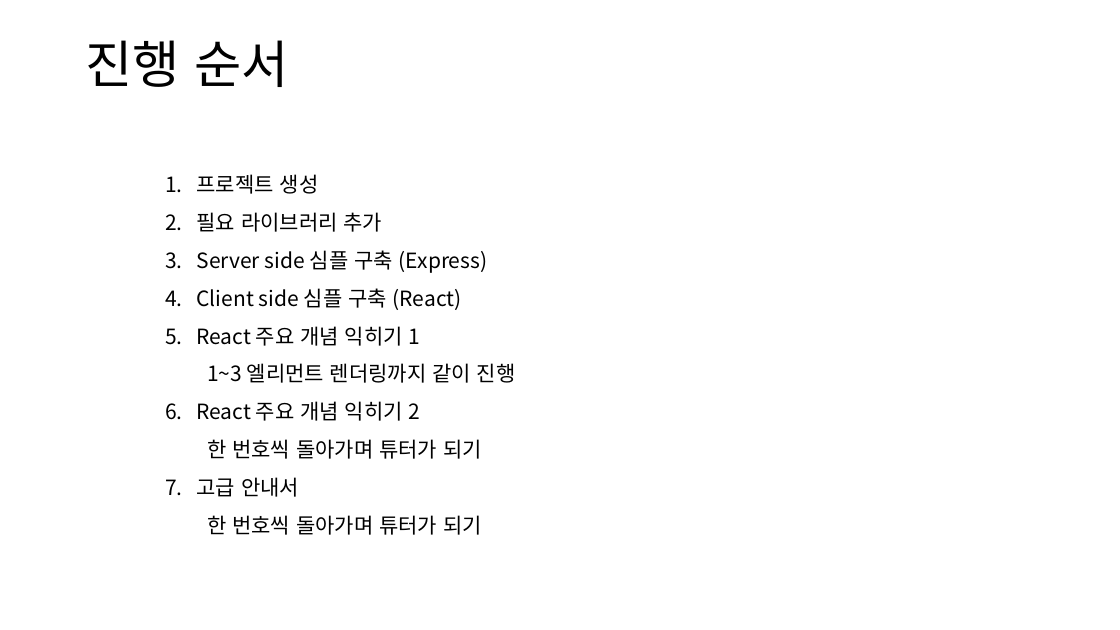
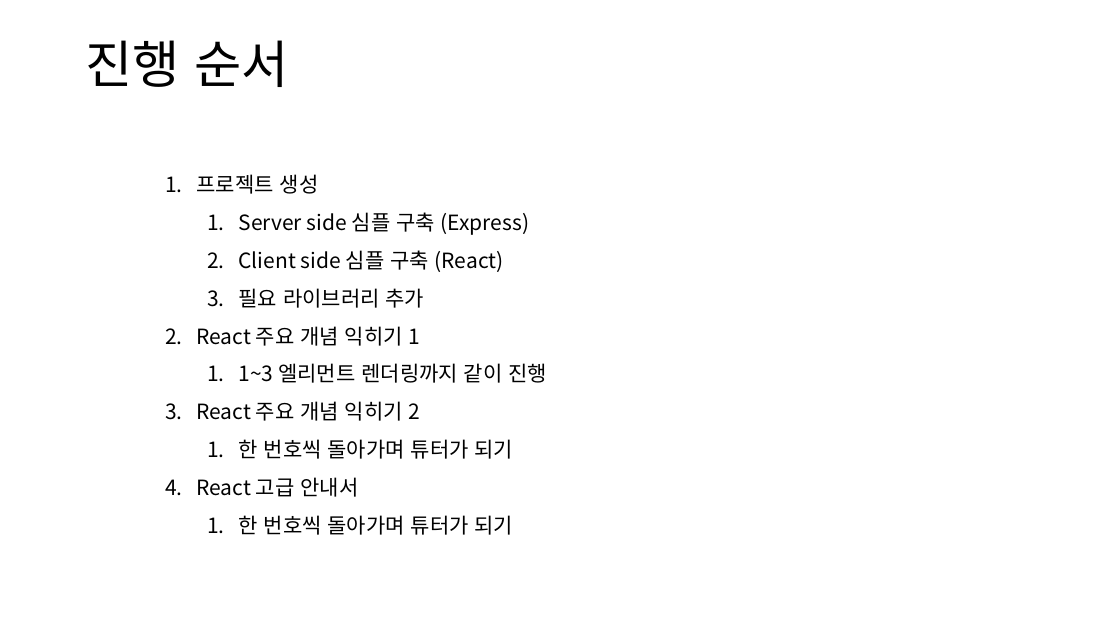
Before and after one commit to Humax-tut/jjsong2, a slide deck: slide 5 of React_Study.pptx. Drawn at 1120x630 pixels with LibreOffice and Linux fonts; fonts in the diff are those of the drawing. Boxes give left, top, right and bottom in pixels: in the first picture for what was removed or moved away, otherwise in the second. Text is boxed around its words. In the diff, an @@ line names an element or a change of style, - is before the commit and + after.

```diff
--- a/React_Study.pptx
+++ b/React_Study.pptx
@@ text at box(197, 212, 383, 232): paragraph removed @@
-2. 필요 라이브러리 추가
@@ text at box(239, 212, 547, 535): list level 1 to 2 in "Server side 심플 구축 (Express)"; list level 1 to 2 in "Client side 심플 구축 (React)"; bullet none to 1. @@
@@ text at box(239, 288, 425, 308): paragraph added @@
+  3. 필요 라이브러리 추가
@@ text at box(197, 477, 358, 497): text changed @@
-7. 고급 안내서
+4. React 고급 안내서
```
Also in this commit, not shown: 3 other slides changed, 2 slides added, 1 slide removed.
